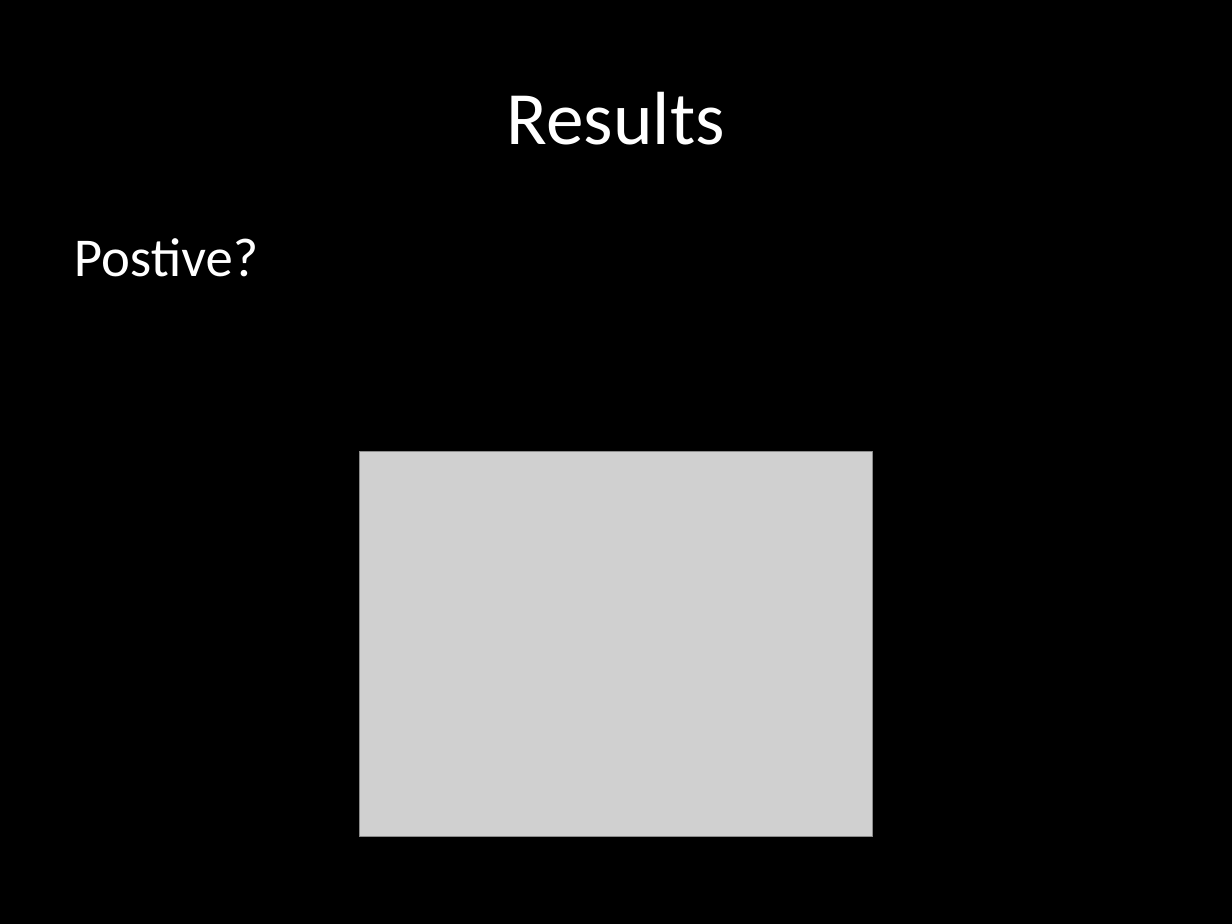
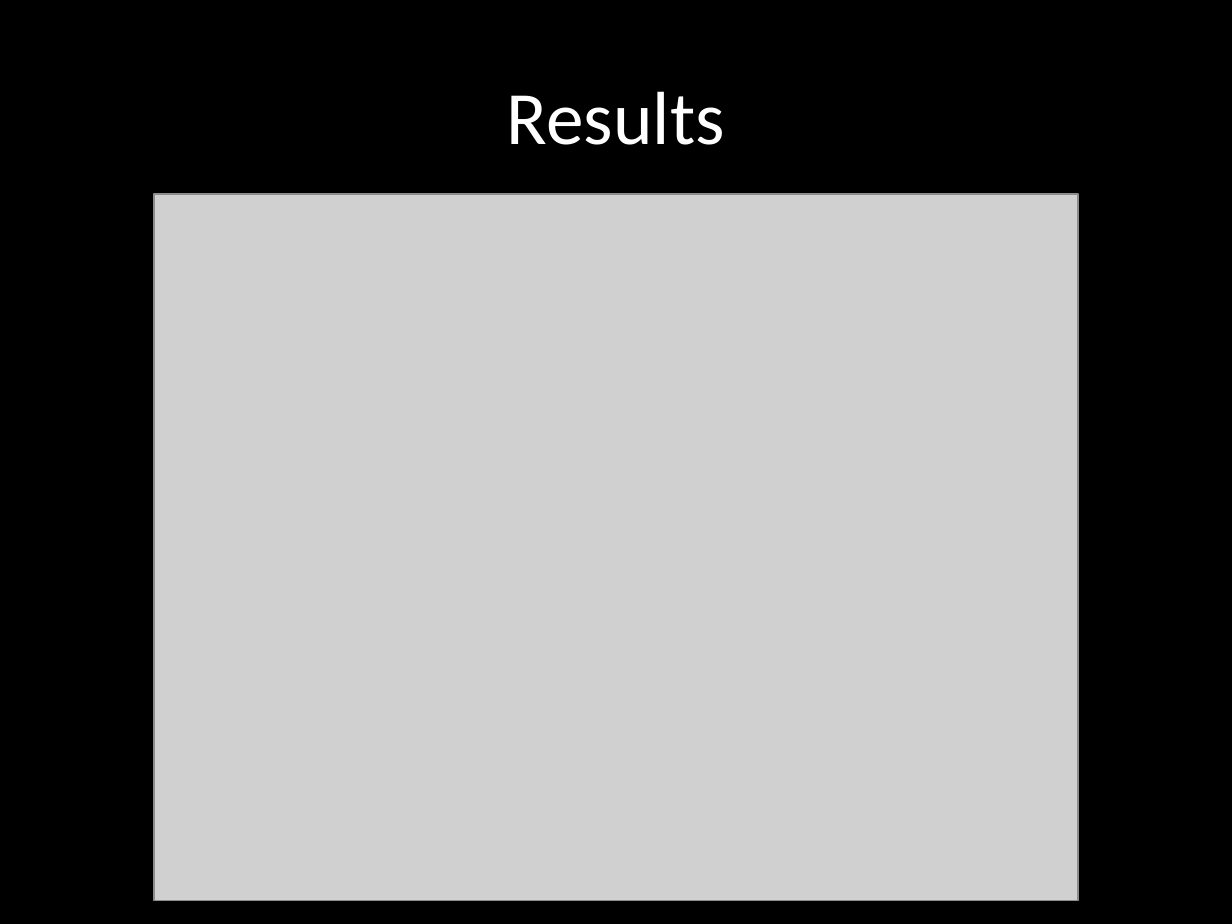
Before and after one commit to Hobbit/JPeNS, a slide deck: slide 6 of JPeNS_Presentation.pptx. Drawn at 1232x924 pixels with LibreOffice and Linux fonts; fonts in the diff are those of the drawing; grey boxes stand for pictures. Boxes give left, top, right and bottom in pixels: in the first picture for what was removed or moved away, otherwise in the second. Text is boxed around its words. In the diff, an @@ line names an element or a change of style, - is before the commit and + after.

```diff
--- a/JPeNS_Presentation.pptx
+++ b/JPeNS_Presentation.pptx
@@ picture added at (154,195,1078,902) @@
@@ text removed at (74,238,258,277) @@
-Postive?
@@ picture removed at (360,452,873,837) @@
```
Also in this commit, not shown: 1 other slide changed, 1 slide removed.
